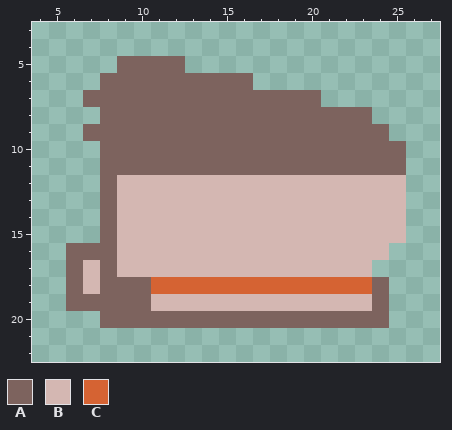
Two versions of one pixel-art sprite, packages/nouns-img-permutator/assets/layer-3/head-ape.png. The first picture shows the starting point.
The file is 32x32 pixels. Shown: x 4..27, y 3..22.
Palette (. is transparent): A #7d635e  B #d4b7b2  C #d56333
Pixels before, first column x 6:
 5 ...AAAA.............
 6 ..AAAAAAAAA.........
 7 .AAAAAAAAAAAAAA.....
 8 ..AAAAAAAAAAAAAAAA..
 9 .AAAAAAAAAAAAAAAAAA.
10 ..AAAAAAAAAAAAAAAAAA
11 ..AAAAAAAAAAAAAAAAAA
12 ..ABBBBBBBBBBBBBBBBB
13 ..ABBBBBBBBBBBBBBBBB
14 ..ABBBBBBBBBBBBBBBBB
15 ..ABBBBBBBBBBBBBBBBB
16 AAABBBBBBBBBBBBBBBB.
17 ABABBBBBBBBBBBBBBB..
18 ABAAACCCCCCCCCCCCCA.
19 AAAAABBBBBBBBBBBBBA.
20 ..AAAAAAAAAAAAAAAAA.
Once edited:
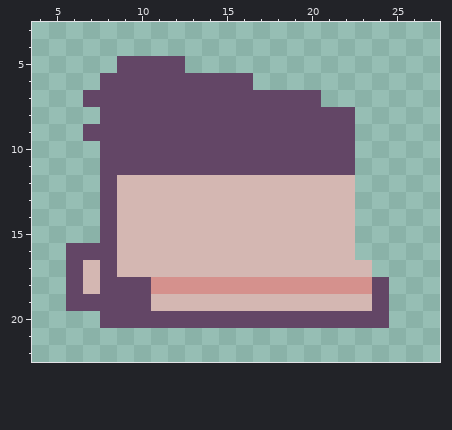
The exact change:
colour A: #7d635e -> #634666
colour C: #d56333 -> #d5918d
y 8: x 23 A -> .
y 9: x 23..24 AA -> ..
y 10..11: x 23..25 AAA -> ...
y 12..15: x 23..25 BBB -> ...
y 16: x 23..24 BB -> ..
Boxes around the changes in both pictures, in picture pixels (x1, y1, x2, y2):
changed: (66, 56, 406, 328)
